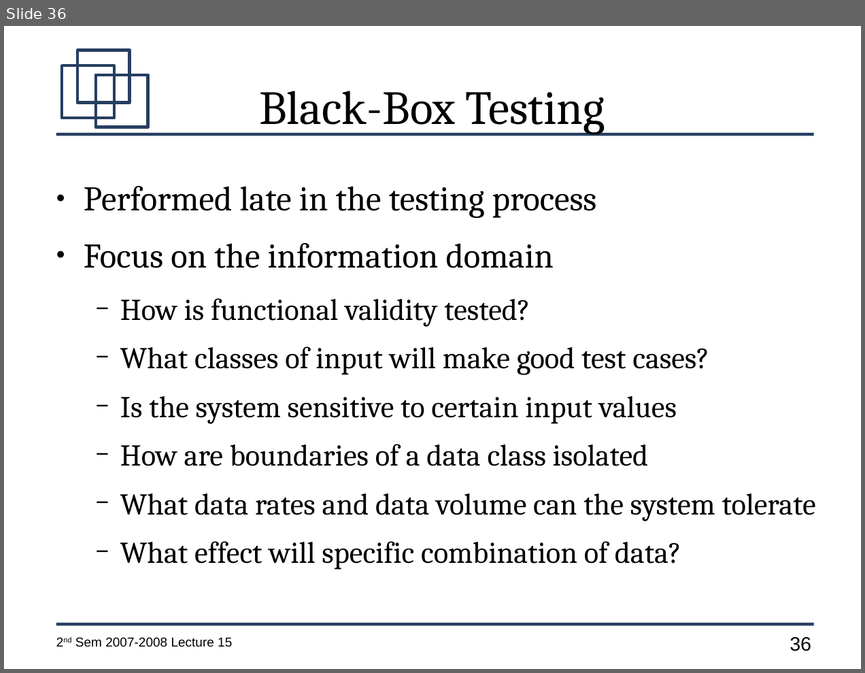
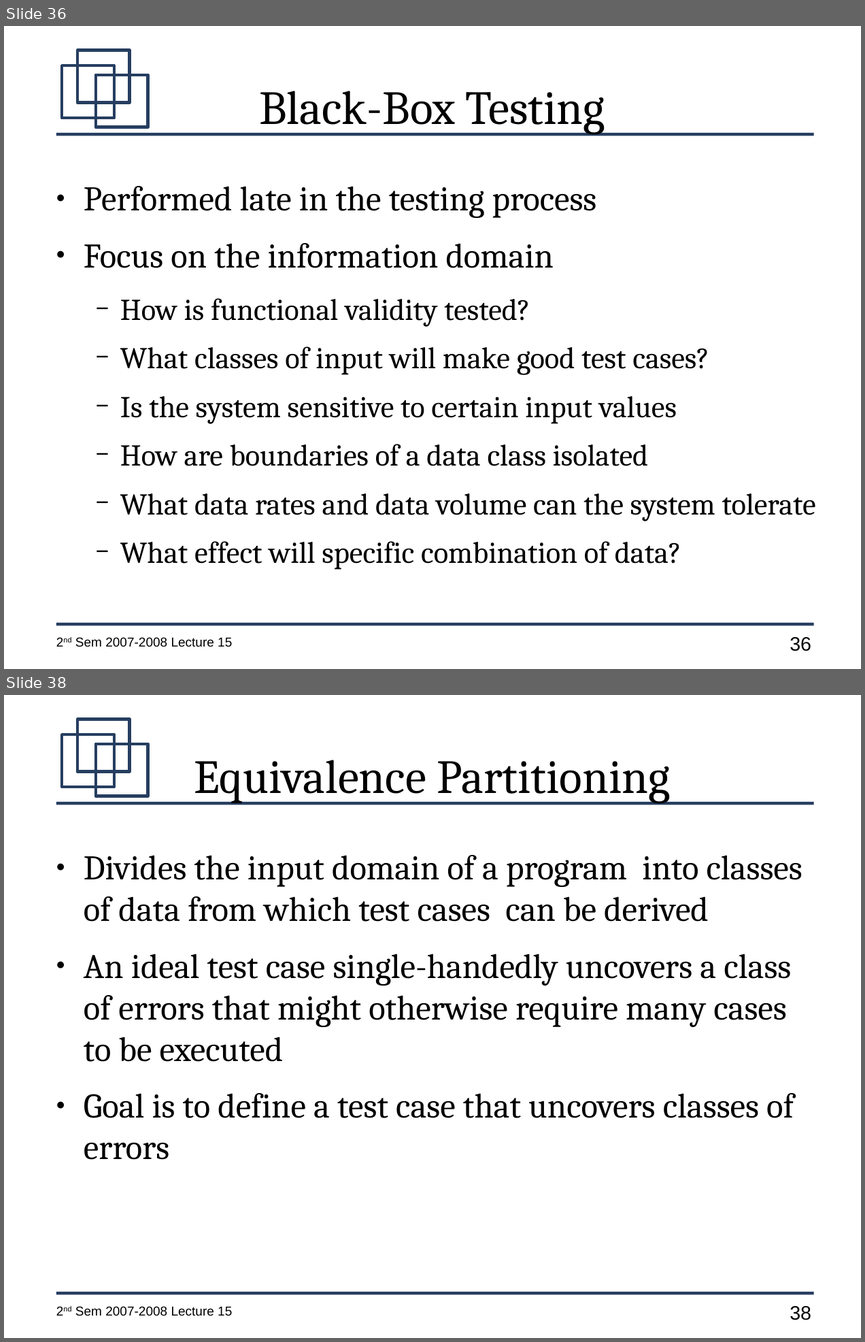
Before and after one commit to jachermocilla/jach-homepage, a slide deck: CMSC128-2nd-Sem-2007-L15.odp. Shown one above the other, each under a label of ours: slide 36 before the commit, slides 36 and 38 after it; the slides between them are not shown. The pictures are 865x673 and 865x1342 pixels, drawn with LibreOffice and Linux fonts; fonts in the diff are those of the drawing. Boxes give left, top, right and bottom in pixels: in the first picture for what was removed or moved away, otherwise in the second. Text is boxed around its words. In the diff, an @@ line names an element or a change of style, - is before the commit and + after.

```diff
--- a/CMSC128-2nd-Sem-2007-L15.odp
+++ b/CMSC128-2nd-Sem-2007-L15.odp
@@ slide 38 added at (4, 695, 861, 1338), background #FFFFFF; not listed: 7 template elements that a slide beside it also shows @@
@@ title added at (194, 760, 670, 803), 44 pt, text #000000 @@
+Equivalence Partitioning
@@ text added at (84, 855, 802, 1159), 32 pt, text #000000 @@
+● Divides the input domain of a program into classes of data from which test cases can be derived
+● An ideal test case single-handedly uncovers a class of errors that might otherwise require many cases to be executed
+● Goal is to define a test case that uncovers classes of errors
```
Also in this commit, not shown: 35 other slides changed, 3 other slides added.
